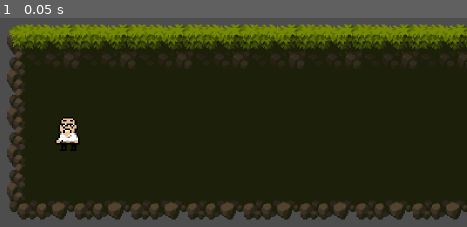
Above: before the commit, frame 1.
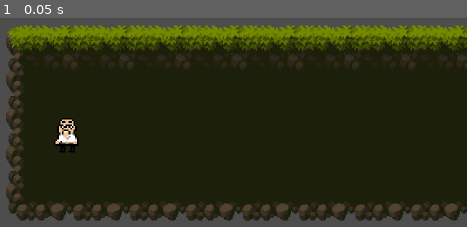
Above: after the commit, the same moment.

Repository: Flipfloppm/jump-n-gun
Game: Godot game, scene res://Levels/test_level.tscn
Two runs of this game, one before a commit and one after it. Both use one fixed random seed, a clock stepped at 60 frames per second and the inputs below. This scene is started directly instead of the project's main scene.
Inputs:
- Up to frame 1 (0.05 s): no input

The runs differ from the first frame. In frame 1, 5.6% of the frame differs, in the area x 1-100%, y 2-98%.

Commit message:
player respawn after hitting spikes

Diff:
--- a/Characters/dude.tscn
+++ b/Characters/dude.tscn
@@ -17,6 +17,10 @@
 properties/1/path = NodePath("GunRotation:rotation")
 properties/1/spawn = true
 properties/1/replication_mode = 1
+
+[sub_resource type="CapsuleShape2D" id="CapsuleShape2D_l1wot"]
+radius = 8.0
+height = 36.0
 
 [node name="Player" type="CharacterBody2D"]
 position = Vector2(0, -24)
@@ -51,3 +55,10 @@
 
 [node name="MultiplayerSynchronizer" type="MultiplayerSynchronizer" parent="."]
 replication_config = SubResource("SceneReplicationConfig_qq1f1")
+
+[node name="Area2D" type="Area2D" parent="."]
+monitoring = false
+
+[node name="CollisionShape2D" type="CollisionShape2D" parent="Area2D"]
+position = Vector2(0, -2)
+shape = SubResource("CapsuleShape2D_l1wot")
--- a/Characters/guy.tscn
+++ b/Characters/guy.tscn
@@ -15,6 +15,8 @@
 properties/1/path = NodePath("GunRotation:rotation")
 properties/1/spawn = true
 properties/1/replication_mode = 1
+
+[sub_resource type="CapsuleShape2D" id="CapsuleShape2D_cta60"]
 
 [node name="Player" type="CharacterBody2D"]
 position = Vector2(0, -24)
@@ -41,9 +43,14 @@
 position = Vector2(39, -2)
 
 [node name="Camera2D" parent="." instance=ExtResource("5_odu63")]
-position = Vector2(-1, 1)
 anchor_mode = 1
 script = null
 
 [node name="MultiplayerSynchronizer" type="MultiplayerSynchronizer" parent="."]
 replication_config = SubResource("SceneReplicationConfig_qq1f1")
+
+[node name="Area2D" type="Area2D" parent="."]
+monitoring = false
+
+[node name="CollisionShape2D" type="CollisionShape2D" parent="Area2D"]
+shape = SubResource("CapsuleShape2D_cta60")
--- a/Characters/player.gd
+++ b/Characters/player.gd
@@ -117,8 +117,15 @@
 @rpc("any_peer","call_local")
 func fire():
 	# Shoot bullet.
-	reloadTime = 0.8
+	reloadTime = 0.0
 	var r = rocket.instantiate()
 	r.global_position = $GunRotation/RocketSpawn.global_position
 	r.rotation_degrees = $GunRotation.rotation_degrees
 	get_tree().root.add_child(r)
+
+
+# Defines behavior for player die
+func die():
+	print("player die")
+	# TODO: checkpoints
+	position = Vector2(41, 212)
--- a/Items/spike.tscn
+++ /dev/null
@@ -1,35 +0,0 @@
-[gd_scene load_steps=5 format=3 uid="uid://5rihpg24lhqq"]
-
-[ext_resource type="Script" path="res://Items/spike.gd" id="1_p3oxg"]
-[ext_resource type="Texture2D" uid="uid://cx444uol7gap8" path="res://Art/LevelTiles/spike.png" id="1_uufqb"]
-
-[sub_resource type="TileSetAtlasSource" id="TileSetAtlasSource_chs7a"]
-texture = ExtResource("1_uufqb")
-0:0/0 = 0
-0:0/0/physics_layer_0/linear_velocity = Vector2(0, 0)
-0:0/0/physics_layer_0/angular_velocity = 0.0
-0:0/0/physics_layer_0/polygon_0/points = PackedVector2Array(-8, -8, -0.75, 8, 0.625, 8, 8, -8)
-
-[sub_resource type="TileSet" id="TileSet_da6sk"]
-physics_layer_0/collision_layer = 1
-sources/0 = SubResource("TileSetAtlasSource_chs7a")
-
-[node name="Spike" type="Node2D"]
-script = ExtResource("1_p3oxg")
-
-[node name="Sprite2D" type="Sprite2D" parent="."]
-texture = ExtResource("1_uufqb")
-
-[node name="TileMap" type="TileMap" parent="."]
-visible = false
-tile_set = SubResource("TileSet_da6sk")
-format = 2
-layer_0/tile_data = PackedInt32Array(-983031, 0, 0, -983030, 0, 0, -983029, 0, 0, -983028, 0, 0, -983027, 0, 0, -983026, 0, 0, -983025, 0, 0, -983024, 0, 0, -983010, 0, 0, -983011, 0, 0, -983012, 0, 0, -983013, 0, 0, -983014, 0, 0, -983015, 0, 0, -983016, 0, 0, -983017, 0, 0, -983018, 0, 0, -983019, 0, 0, -983020, 0, 0, -983022, 0, 0, -983023, 0, 0, -983021, 0, 0)
-
-[node name="Area2D" type="Area2D" parent="."]
-monitorable = false
-
-[node name="CollisionPolygon2D" type="CollisionPolygon2D" parent="Area2D"]
-polygon = PackedVector2Array(-8, -8, -1, 8, 1, 8, 8, -8)
-
-[connection signal="area_entered" from="Area2D" to="." method="_on_area_2d_area_entered"]
--- a/Items/spike.gd
+++ b/Items/spikes.gd
@@ -12,4 +12,7 @@
 
 
 func _on_area_2d_area_entered(area):
-	get_tree().call_group("players", "die")
+	print(area.get_parent().to_string())
+	print(area.get_parent().get_groups())
+	if area.get_parent().is_in_group("players"):
+		area.get_parent().die()
--- /dev/null
+++ b/Items/spikes.tscn
@@ -0,0 +1,18 @@
+[gd_scene load_steps=3 format=3 uid="uid://cumtd3d8ausl2"]
+
+[ext_resource type="Script" path="res://Items/spikes.gd" id="1_p3oxg"]
+[ext_resource type="Texture2D" uid="uid://bombqmjsc82d2" path="res://Art/Enemies/spikes.png" id="2_dvlkp"]
+
+[node name="Spike" type="Node2D"]
+script = ExtResource("1_p3oxg")
+
+[node name="Sprite2D" type="Sprite2D" parent="."]
+texture = ExtResource("2_dvlkp")
+
+[node name="Area2D" type="Area2D" parent="."]
+monitorable = false
+
+[node name="CollisionPolygon2D" type="CollisionPolygon2D" parent="Area2D"]
+polygon = PackedVector2Array(-32, -7, -24, 7, -16, -7, -8, 7, 0, -7, 8, 7, 16, -7, 24, 7, 32, -7, 32, -8, -32, -8)
+
+[connection signal="area_entered" from="Area2D" to="." method="_on_area_2d_area_entered"]
--- a/Levels/tutorial_level.tscn
+++ b/Levels/tutorial_level.tscn
@@ -15,6 +15,7 @@
 [ext_resource type="Texture2D" uid="uid://bj2uffgb7kcnq" path="res://Art/LevelTiles/wood.png" id="11_u1oee"]
 [ext_resource type="Script" path="res://Levels/TileMap.gd" id="12_pxiqa"]
 [ext_resource type="PackedScene" uid="uid://ddn8snpvj86p" path="res://Items/rocket_launcher.tscn" id="13_ckyvd"]
+[ext_resource type="PackedScene" uid="uid://cumtd3d8ausl2" path="res://Items/spikes.tscn" id="16_uud67"]
 
 [sub_resource type="TileSetAtlasSource" id="TileSetAtlasSource_ccubg"]
 texture = ExtResource("4_bsj7e")
@@ -188,3 +189,12 @@
 
 [node name="Rocket Launcher Pick Up 2" parent="." instance=ExtResource("13_ckyvd")]
 position = Vector2(377, 164)
+
+[node name="Spike" parent="." instance=ExtResource("16_uud67")]
+position = Vector2(193, -233)
+
+[node name="Spike3" parent="." instance=ExtResource("16_uud67")]
+position = Vector2(321, -233)
+
+[node name="Spike5" parent="." instance=ExtResource("16_uud67")]
+position = Vector2(448, -233)
Binary file added: Art/Enemies/spikes.png
Not shown, added: Art/Enemies/spikes.png.import
Binary file removed: Art/LevelTiles/spike.png
Not shown: 1 places in Characters/dude.tscn that only renumber resources
Not shown: 1 places in Characters/guy.tscn that only renumber resources
Not shown: 1 places in Levels/tutorial_level.tscn that only renumber resources
